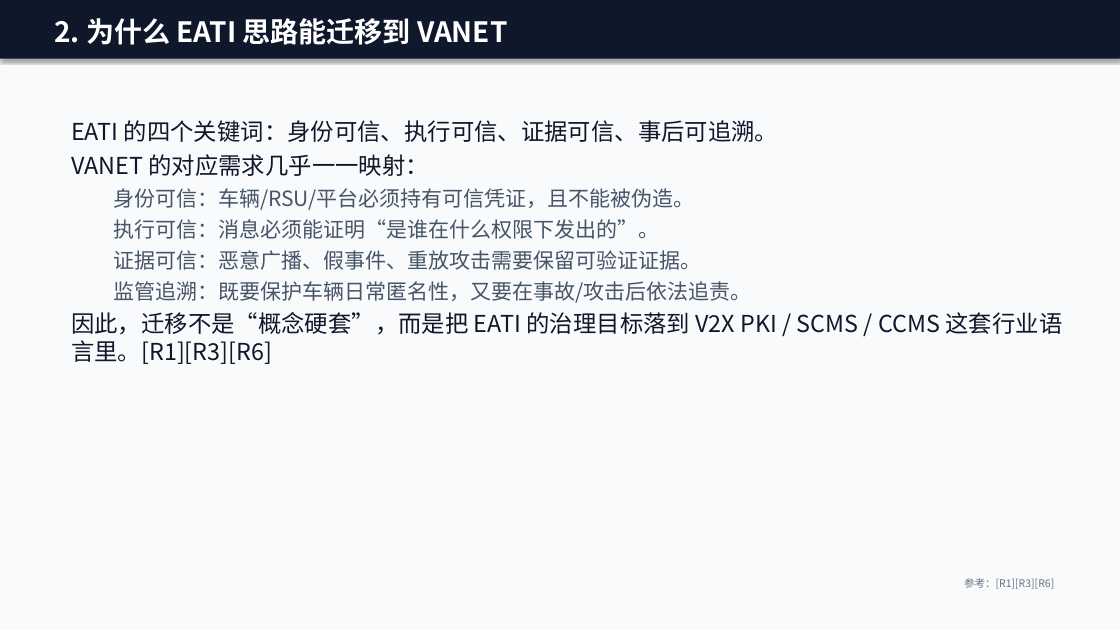
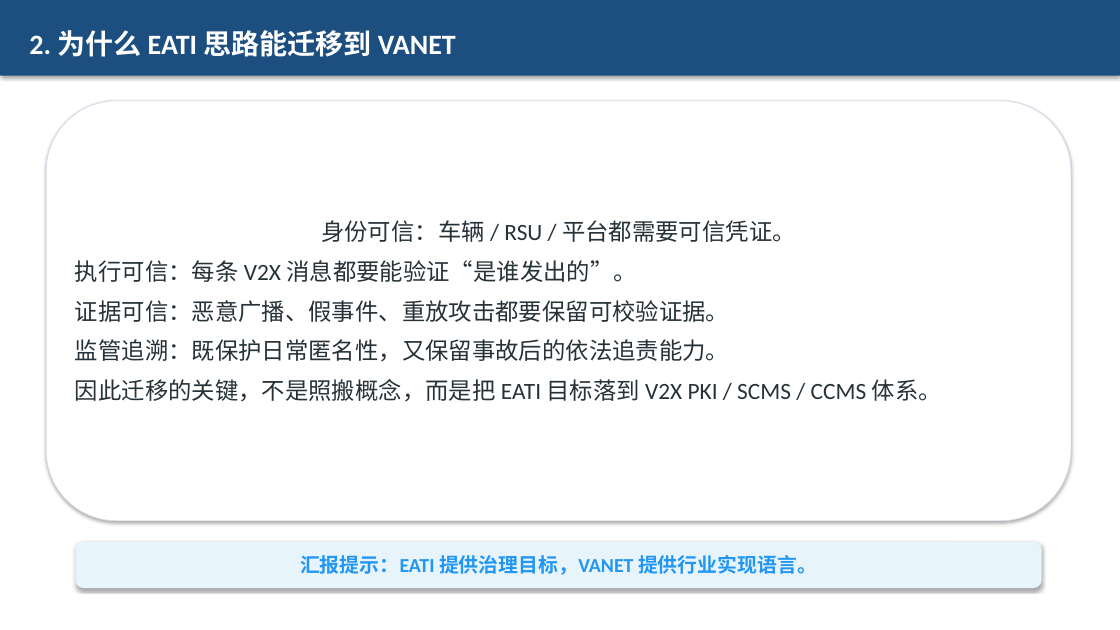
Before and after one commit to zhang10225/EATI, a slide deck: slide 3 of docs/VANET-弱硬件实时撤销与事后追责调研.pptx. Drawn at 1120x630 pixels with LibreOffice and Linux fonts; fonts in the diff are those of the drawing. Boxes give left, top, right and bottom in pixels: in the first picture for what was removed or moved away, otherwise in the second. Text is boxed around its words. In the diff, an @@ line names an element or a change of style, - is before the commit and + after.

```diff
--- a/docs/VANET-弱硬件实时撤销与事后追责调研.pptx
+++ b/docs/VANET-弱硬件实时撤销与事后追责调研.pptx
@@ rectangle "2. 为什么 EATI 思路能迁移到 VANET": place and size @@
-rectangle "2. 为什么 EATI 思路能迁移到 VANET" at bbox=[54, 18, 507, 45]
+rectangle "2. 为什么 EATI 思路能迁移到 VANET" at bbox=[0, 0, 1120, 76]
@@ rectangle "2. 为什么 EATI 思路能迁移到 VANET" at bbox=[0, 0, 1120, 76]: font Noto Sans CJK SC to Calibri; vertical alignment top to middle; fill none to #1C4E80; shadow on @@
@@ rectangle removed at bbox=[0, 0, 1120, 630] @@
@@ rectangle removed at bbox=[0, 0, 1120, 59] @@
@@ rounded rectangle "身份可信：车辆 / RSU / 平台都需要可信凭证。": place and size @@
-rounded rectangle "身份可信：车辆 / RSU / 平台都需要可信凭证。" at bbox=[71, 120, 1063, 364]
+rounded rectangle "身份可信：车辆 / RSU / 平台都需要可信凭证。" at bbox=[46, 101, 1071, 521]
@@ rounded rectangle "身份可信：车辆 / RSU / 平台都需要可信凭证。" at bbox=[46, 101, 1071, 521]: vertical alignment top to middle; fill none to #FFFFFF; outline none to #D2DCE6 0.75 pt; shadow on @@
@@ text in rounded rectangle at bbox=[75, 220, 942, 402]: text changed; size 18 to 20 pt; font Noto Sans CJK SC to Calibri; text colour #475569 to #263238 @@
-EATI 的四个关键词：身份可信、执行可信、证据可信、事后可追溯。
-VANET 的对应需求几乎一一映射：
-  身份可信：车辆/RSU/平台必须持有可信凭证，且不能被伪造。
-  执行可信：消息必须能证明“是谁在什么权限下发出的”。
-  证据可信：恶意广播、假事件、重放攻击需要保留可验证证据。
-  监管追溯：既要保护车辆日常匿名性，又要在事故/攻击后依法追责。
-因此，迁移不是“概念硬套”，而是把 EATI 的治理目标落到 V2X PKI / SCMS / CCMS 这套行业语言里。[R1][R3][R6]
+身份可信：车辆 / RSU / 平台都需要可信凭证。
+执行可信：每条 V2X 消息都要能验证“是谁发出的”。
+证据可信：恶意广播、假事件、重放攻击都要保留可校验证据。
+监管追溯：既保护日常匿名性，又保留事故后的依法追责能力。
+因此迁移的关键，不是照搬概念，而是把 EATI 目标落到 V2X PKI / SCMS / CCMS 体系。
@@ rounded rectangle added at bbox=[76, 542, 1042, 588], fill #E8F4FC, 17 pt, text #2196F3, bold @@
+汇报提示：EATI 提供治理目标，VANET 提供行业实现语言。
@@ text removed at bbox=[964, 578, 1054, 589] @@
-参考：[R1][R3][R6]
```
Also in this commit, not shown: 6 other slides changed, 5 slides added, 7 slides removed, 3 other files.
